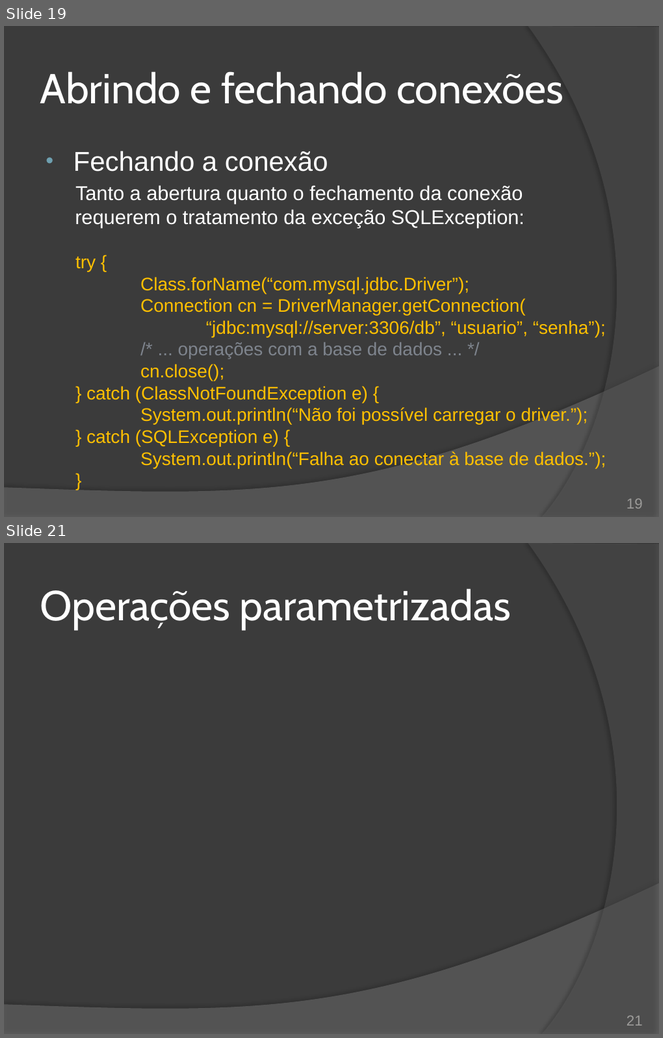
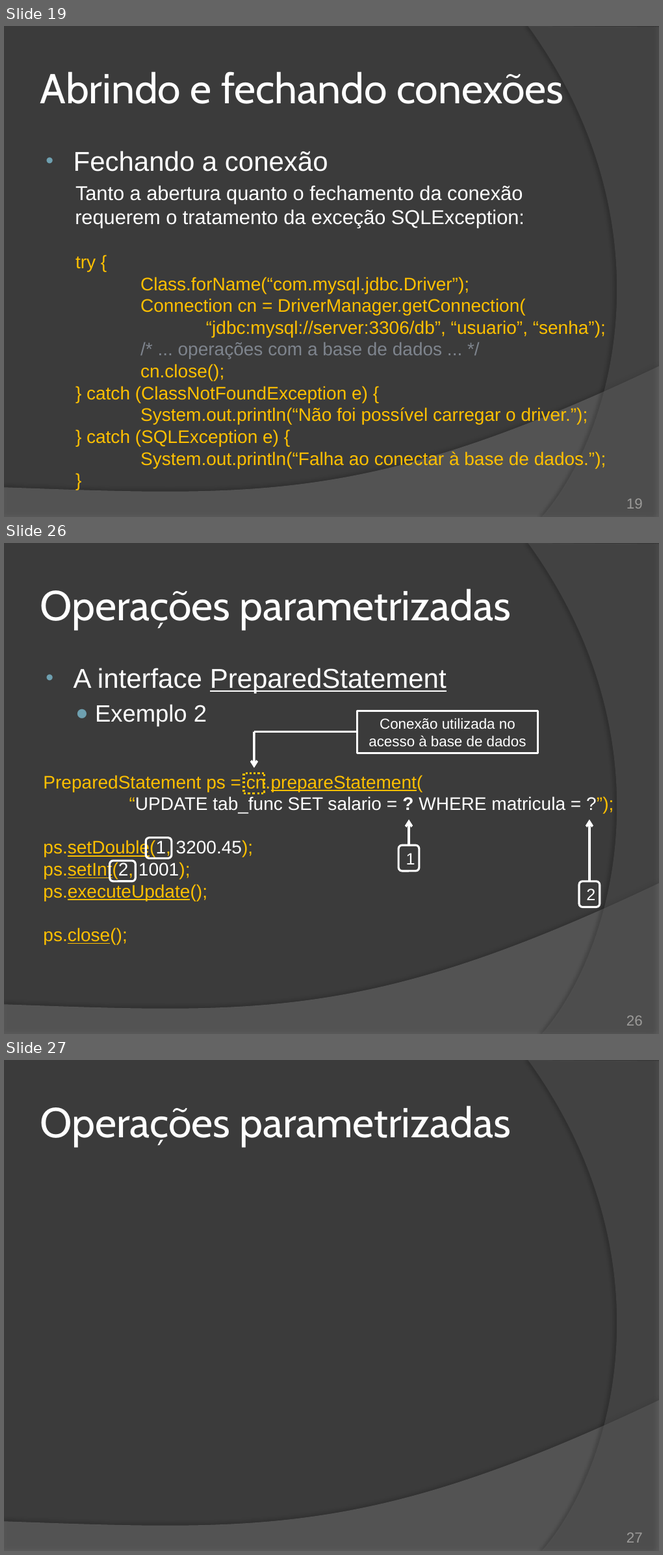
Before and after one commit to duchesqui/slzvieira-training, a slide deck: 2-Java-Programmer-Modulo-II/19.Capitulo11.pptx. Shown one above the other, each under a label of ours: slides 19 and 21 before the commit, slides 19, 26 and 27 after it; the slides between them are not shown. The pictures are 663x1038 and 663x1555 pixels, drawn with LibreOffice and Linux fonts; fonts in the diff are those of the drawing. Boxes give left, top, right and bottom in pixels: in the first picture for what was removed or moved away, otherwise in the second. Text is boxed around its words. In the diff, an @@ line names an element or a change of style, - is before the commit and + after.

Commit message:
JDBC: Statement e PreparedStatement

```diff
--- a/2-Java-Programmer-Modulo-II/19.Capitulo11.pptx
+++ b/2-Java-Programmer-Modulo-II/19.Capitulo11.pptx
@@ slide 26 added at [4, 543, 659, 1034], background #3B3B3B; not listed: 2 template elements that a slide beside it also shows @@
@@ title added at [40, 589, 510, 629], 46 pt, text #FFFFFF @@
+Operações parametrizadas
@@ text added at [43, 668, 566, 945], 20 pt, text #FFC000 @@
+• A interface PreparedStatement
+  ● Exemplo 2
+  PreparedStatement ps = cn.prepareStatement(
+  “UPDATE tab_func SET salario = ? WHERE matricula = ?”);
+  ps.setDouble(1, 3200.45);
+  ps.setInt(2, 1001);
+  ps.executeUpdate();
+  ps.close();
@@ group added at [244, 711, 538, 793]: 2 rectangles, 1 arrow, 1 line @@
+Conexão utilizada no acesso à base de dados
@@ arrow added from (409, 846) to (409, 819), #FFFFFF 2.5 pt @@
@@ arrow added from (590, 882) to (590, 819), #FFFFFF 2.5 pt @@
@@ rounded rectangle added at [146, 838, 172, 858], outline #FFFFFF 2.25 pt @@
@@ rounded rectangle added at [399, 846, 419, 871], outline #FFFFFF 2.25 pt, 18 pt, text #FFFFFF @@
+1
@@ rounded rectangle added at [109, 861, 135, 881], outline #FFFFFF 2.25 pt @@
@@ rounded rectangle added at [579, 882, 599, 907], outline #FFFFFF 2.25 pt, 18 pt, text #FFFFFF @@
+2
@@ page number added at [627, 1016, 643, 1026], 16 pt, text #9D9B9A @@
+26
@@ what was slide 21 is now slide 27 @@
@@ page number at [627, 1533, 643, 1543]: text changed @@
-21
+27
```
Also in this commit, not shown: 2 slides changed, 5 other slides added.
